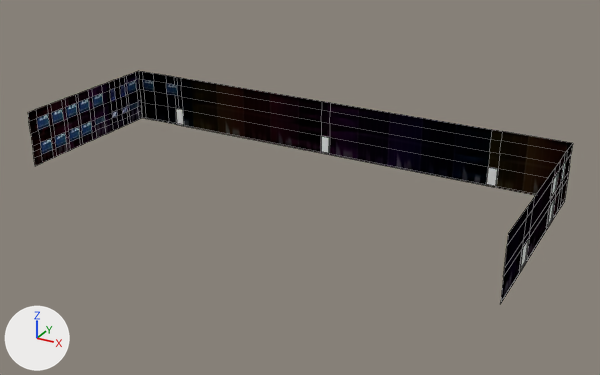
The Blender file mce-thl-plant/mce-thl-plant.blend as it was, and as the next commit left it.
Both versions are drawn from a camera (50 mm lens) standing at (45.0, -76.6, 38.9) and looking at (3.6, -1.3, 1.2). Arrows for +X, +Y and +Z are at lower left; the lights stay in place. Mesh edges are drawn as thin lines on the coarser meshes.

Objects in the first picture: 'Wand Hinten', 'Wand Links', 'Wand Vorn'.
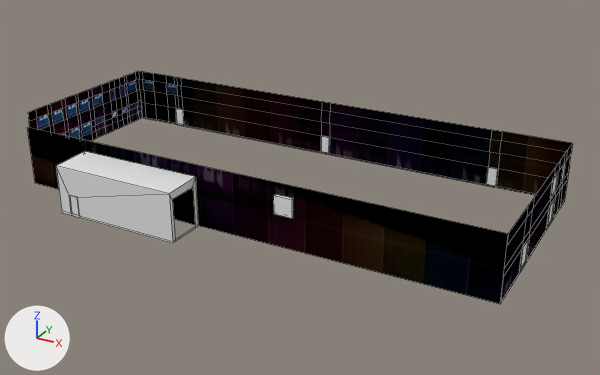
Changed parts and their boxes [x1, y1, x2, y2] in the pictures (600 x 375 px):
'Wand Rechts', shown: after [27, 127, 508, 304]
'anbau', added: after [56, 151, 199, 243]
'firmenlogo_low', added: after [274, 194, 293, 218]
'ef-tuer_low (4)', added: after [69, 195, 80, 216]

The change, as a list of edits to the scene's bpy script:
```text
Add mat_material_002:
    mat_material_002 = principled_material('Material.002')
    mat_material_002.base_color = (0.8, 0.8, 0.8)  # white #e7e7e7
Add mat_material_001:
    mat_material_001 = principled_material('Material.001')
    mat_material_001.base_color = (0.8, 0.8, 0.8)  # white #e7e7e7
Add me_cube_001:
    me_cube_001.from_pydata([(1.0, 0.0, 2.0), (1.0, 0.0, 0.0), (-1.0, 0.0, 2.0), (-1.0, 0.0, 0.0), (-1.0, -0.3, 0.0), (-1.0, -0.3, 2.0), (1.0, -0.3, 2.0), (1.0, -0.3, 0.0)], [], [(0, 2, 5, 6), (4, 5, 2, 3), (3, 1, 7, 4), (1, 0, 6, 7), (4, 7, 6, 5)])
    me_cube_001.materials.append(mat_material_002)  # white #e7e7e7
Add me_cube:
    me_cube.from_pydata(...)  # 30 vertices, 19 faces; spans x 0.0..4.5, y 0.0..15.0, z -0.2..5.4
    me_cube.materials.append(mat_material_001)  # white #e7e7e7
Change ob_wand_rechts:
    remove ob_wand_rechts.hide_set(True)
Add ob_ef_tuer_low__4:
    ob_ef_tuer_low__4 = bpy.data.objects.new('ef-tuer_low (4)', me_fläche)
    ob_ef_tuer_low__4.location = (-15.5, -17.0, 0.0)
Add ob_firmenlogo_low:
    ob_firmenlogo_low = bpy.data.objects.new('firmenlogo_low', me_cube_001)
    ob_firmenlogo_low.location = (8.0, -12.5, 3.5)
Add ob_anbau:
    ob_anbau = bpy.data.objects.new('anbau', me_cube)
    ob_anbau.location = (-17.5, -12.5, 0.0)
    ob_anbau.rotation_euler = (0.0, 0.0, -1.571)  # degrees (0, 0, -90)
```
